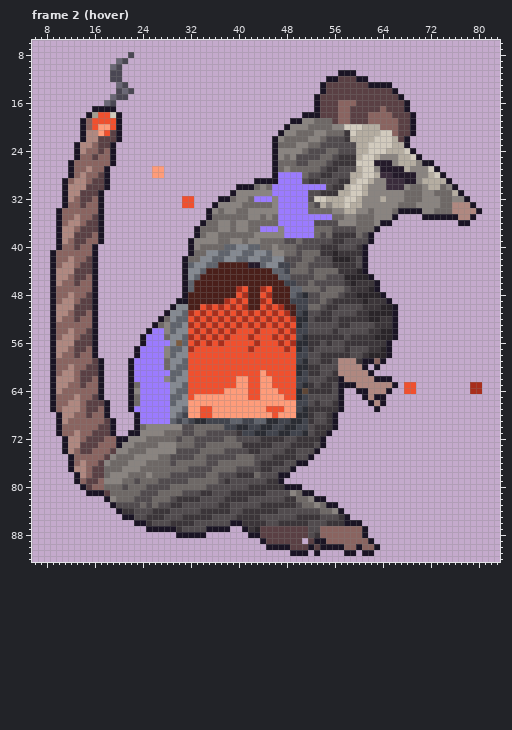
One commit to this pixel-art file: tools/art/creatures/kilnshade/kilnshade_portrait.aseprite. Above, as it was before the edit.
96x96 pixels, 4 frames. Colours within 5 levels of each other are drawn and written as one. Shown: frame 2 (hover): x 6..83, y 6..92. The commit also changed other frames, which this record leaves out.
After:
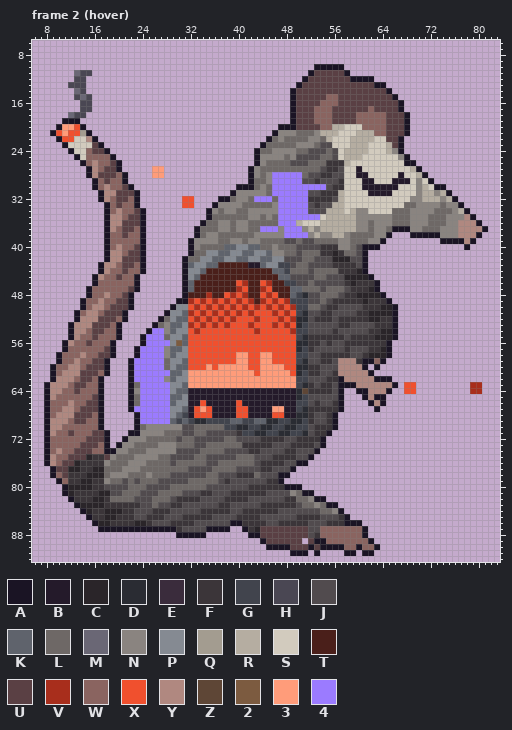
Palette (. is transparent): A #1a1424  B #241a2a  C #2a2529  D #2a2c33  E #3a2c3c  F #3b3539  G #41444d  H #4a4753  J #514b4e  K #5f636c  L #6e6866  M #6a6775  N #8a8480  P #858a92  Q #a39c90  R #b5ada1  S #d2cbbe  T #4a1f1a  U #5a4044  V #a82e1c  W #8a6460  X #f0502e  Y #b08880  Z #5e4636  2 #7c5b40  3 #ff9c7a  4 #9b7bff
The edit:
Frame 2 (hover), layers "glow", "leds", "corpo":
y 8: x 22 H -> .
y 9: x 20..21 MH -> ..
y 10: x 19..20 MH -> ..; x 53..57 ..... -> AAAAA
y 11: x 13..15 ... -> MHH; x 19..20 HH -> ..; x 52..57 .....A -> AUUUUU; x 59 A -> .
y 12: x 13..14 .. -> HH; x 19..20 HH -> ..; x 51..56 ....AA -> AUUUUU; x 59 U -> A; x 62 . -> A
y 13: x 12..14 ... -> HHH; x 20..21 MH -> ..; x 50..54 ....A -> AUUUU; x 62 A -> U; x 65 A -> .
y 14: x 13..14 .. -> MH; x 20..22 HMH -> ...; x 49..54 .....A -> AUUUUU; x 65..66 UA -> A.
y 15: x 13..15 ... -> HMH; x 19..21 MHH -> ...; x 49..53 ....A -> AUUUU; x 55..56 UU -> WW; x 66..67 UA -> A.
y 16: x 14..15 .. -> HH; x 18..19 MH -> ..; x 49..59 ....AUUUWWW -> AUUUUWWWUUU; x 67..68 UA -> A.
y 17: x 14..19 ..AAAA -> HH....; x 49..55 ....AUU -> AUUUWWW; x 57..58 WW -> UU; x 62 U -> W; x 64 W -> U; x 67..68 UA -> A.
y 18: x 12..20 ...AQXXSA -> MHH......; x 49..55 ..AAAUU -> AUUUWWW; x 57..58 WW -> UU; x 60..61 UU -> WW; x 65 W -> U; x 68..69 UA -> A.
y 19: x 11..20 ...AWXXXXA -> AAA.......; x 50..55 ANNLLL -> UUUWWW; x 57..58 WW -> UU; x 60..61 UU -> WW; x 65..66 WW -> UU; x 68..69 UA -> A.
y 20: x 10..13 .... -> A33X; x 15..20 WX33XA -> ......; x 47 . -> A; x 49..57 NNNLLLLNN -> AUUUUWWRR; x 61..63 RRR -> WWW; x 65..66 WW -> UU; x 68..69 UA -> A.
y 21: x 9..20 .....AYY3XUA -> AX3XXQA.....; x 46..47 .A -> AN; x 54..58 NLLLF -> RRRSS; x 63..66 RSSW -> WWUU; x 68..69 UA -> A.
y 22: x 10..14 ....A -> AXXSS; x 16..20 YUUUA -> A....; x 45..46 .A -> AL; x 55..58 JJJF -> RSSS; x 65..68 SRUA -> UUA.
y 23: x 11..19 ..AYYWUUA -> ASSSSUA..; x 44..46 ..A -> ALL; x 52 L -> N; x 56..59 JJJJ -> SSSR; x 65..68 SRRA -> RUA.
y 24: x 12..14 .AY -> ASS; x 16 W -> U; x 18..19 WA -> A.; x 43..46 ...A -> ALLN; x 50 N -> L; x 56..59 LJJJ -> JSRR; x 66..69 RRSA -> NA..
y 25: x 14 W -> S; x 16 U -> W; x 43..46 ...A -> ANNN; x 57..59 FFF -> SRR; x 63..70 RNNNRRSA -> SSSSNA..
y 26: x 12..14 AWW -> ..A; x 16 W -> Y; x 19..20 A. -> UA; x 43..46 ...A -> ANLL; x 49 L -> J; x 55 J -> F; x 58..59 FF -> RS; x 63..72 BBBNRRRNAA -> SSSSSAA...
y 27: x 12..16 AWWYW -> ...AY; x 18..20 A.. -> UUA; x 42..46 ....A -> ANLLL; x 48 N -> L; x 58..60 JJR -> SSB; x 63..73 NBBBBRNNNSA -> SSSSSSRA...
y 28: x 12..16 AWYWW -> ...AY; x 18..21 A... -> UUWA; x 42..46 ....A -> ANLN4; x 58..61 JRRS -> SSBB; x 63..66 REEB -> SSSS; x 68..74 BBNNRSA -> SSRA...
y 29: x 11..21 AWYYWUUA... -> .....AWUWWA; x 42..46 .AAAA -> ALLN4; x 52 F -> J; x 58..59 FR -> SS; x 61..67 SRNNEEE -> BBSSSBB; x 69 B -> S; x 71..75 RRRRA -> SA...
y 30: x 11..22 AYYYUUUA.... -> .....AWYWWUA; x 58 R -> S; x 61..76 RNNNEEENLLNRRLNA -> BBBBBBSSSNRSAA..
y 31: x 11..16 AYYUUU -> ......; x 18..23 ...... -> YYUUUA; x 45 N -> L; x 58 R -> S; x 61..77 RNNNNNNLLLNNLLLRA -> SBBBBSSSSNRRNRA..
y 32: x 11..16 AYWUUW -> ......; x 18..23 ...... -> YWUUWA; x 46 N -> L; x 52..56 JSSRR -> FFFFJ; x 60..78 RNNNRNNNLLLNNNLLNNA -> SSSSSSSSSNNRRRNRA..
y 33: x 11..23 AWWUWWA...... -> .......AWUWWA; x 52..55 LJRN -> JFJJ; x 59..67 RRNNNNNNL -> SSSSSSSSS; x 75..79 LYYYA -> NNA..
y 34: x 10..24 AWWWWWWA....... -> ........AWYWWUA; x 52..58 LLLLNNR -> JJJRRRS; x 62..65 LNNN -> SSSS; x 67..70 AAAA -> LLNN; x 76..80 YYYYA -> NRA..
y 35: x 10..24 AWWYWWUA....... -> ........AYYWUUA; x 54..62 44LLNNLLL -> SRRRRRNNN; x 66..77 A....AAAAAAY -> LLLNNNLLLNNN
y 36: x 10..24 AWYYWUUA....... -> ........AYYUUUA; x 50..61 444JJJJNNNLL -> RSSSRRRRRRNN; x 64..80 AA...........AA.. -> NNLLLNNNLLLNNYYYA
y 37: x 10..24 AYYWUUUA....... -> ........AYWUUWA; x 51..61 44LLLJJJJLL -> NRNRRRRRRNN; x 63..81 A.................. -> NNLAAANNLLLNNNYYYYA
y 38: x 10..24 AYYUUUWA....... -> ........AWWUWWA; x 52..59 4LJLFFFF -> NRNNRRNL; x 61..65 JA... -> LLNNA; x 69..80 ............ -> AAAAANNNYYYA
y 39: x 10..24 AYWUUWWA....... -> ........AWWWWWA; x 53..64 JJJFFJJJJA.. -> LLLLNNLLLNNA; x 74..79 ...... -> AAAAYA
y 40: x 10..16 AWWUWWA -> .......; x 18..24 ....... -> AWYWWUA; x 57..60 JJJF -> NNLJ; x 62..63 .. -> AA; x 78 . -> A
y 41: x 9..16 AWWWWWWA -> ........; x 18..24 ....... -> AYYWUUA; x 58..60 FFF -> LLJ
y 42: x 9..16 AWWYWWUA -> ........; x 18..24 ....... -> AYYUUUA; x 59 F -> J
y 43: x 9..24 AWYYWUUA........ -> ........AYYWUUWA
y 44: x 9..24 AYYYUUUA........ -> ........AYWWUWWA
y 45: x 9..15 AYYWUUW -> .......; x 17..23 ....... -> YWWUWWA
y 46: x 9..15 AYWWUWW -> .......; x 17..23 ....... -> WWWWWWA; x 40..41 TT -> XV; x 44..45 TT -> XV
y 47: x 9..23 AWWWWWWA....... -> ......AWWWWWWUA
y 48: x 9..22 AWWYWWUA...... -> ......AWWYWWUA; x 35 T -> V; x 38..39 TT -> XV; x 46 T -> X
y 49: x 9..22 AWYYWUUA...... -> .....AWWYWWUUA; x 32..37 TTTTTT -> VXVXVX; x 42 T -> V; x 46..48 TTT -> VXV
y 50: x 9..22 AYYYUUUA...... -> .....AWYYWUUUA; x 32..33 TT -> XV; x 42..43 TT -> XV; x 48..49 TT -> XV
y 51: x 9..21 AYYWUUWA..... -> ....AWYYWUUUA; x 44 V -> X; x 49 T -> X
y 52: x 9..21 AYWWUWWA..... -> ....AYYYUUUWA; x 41 V -> X; x 45 V -> X
y 53: x 9..20 AWWWWWWA.... -> ...AYYYUUUWA; x 40 V -> X; x 44 V -> X
y 54: x 9..20 AWWYWWUA.... -> ...AYYWUUWWA; x 35 V -> X; x 37 V -> X; x 39 V -> X; x 47 V -> X
y 55: x 9..20 AWYYWUUA.... -> ...AYWWUWWWA; x 32 V -> X; x 34 V -> X; x 36 V -> X; x 38 V -> X; x 42 V -> X; x 46 V -> X; x 48 V -> X
y 56: x 9..11 AYY -> ..A; x 13..14 UU -> WW; x 16..19 A... -> WWWA; x 33 V -> X; x 35 V -> X; x 37 V -> X; x 43 V -> X; x 47 V -> X; x 49 V -> X
y 57: x 9..11 AYY -> ..A; x 13..14 UU -> WW; x 16..19 A... -> WWUA; x 32 V -> X; x 42 V -> X; x 48 V -> X
y 58: x 9..10 AY -> .A; x 13..14 UW -> WY; x 16..19 A... -> WUUA; x 40..41 XX -> 33; x 44..45 XX -> 33
y 59: x 9..10 AW -> .A; x 13 W -> Y; x 17..18 A. -> UA; x 40..41 XX -> 33; x 44..45 XX -> 33
y 60: x 13 W -> Y; x 17..18 A. -> UA; x 35 X -> 3; x 37..41 XXXXX -> 33333; x 44..47 XXXX -> 3333
y 61: x 13 W -> Y; x 17..18 A. -> WA; x 32..42 XXXXXXXXXXX -> 33333333333; x 45..48 XXXX -> 3333
y 62: x 32..39 XXXXXXXX -> 33333333; x 42..43 XX -> 33; x 46..49 XXXX -> 3333
y 63: x 8..9 .A -> AY; x 13 W -> U; x 32..39 XXXXXXXX -> 33333333; x 42..43 XX -> 33; x 46..49 XXXX -> 3333
y 64: x 8..9 .A -> AY; x 13 W -> U; x 32..49 XXXXXX3333XX333XXX -> BBBBBBBBBBBBBBBBBB
y 65: x 8..9 .A -> AY; x 13 Y -> W; x 32..49 X333333333XX3333XX -> BBBBBBBBBBBBBBBBBB
y 66: x 8..9 .A -> AW; x 13 Y -> W; x 17..18 UA -> A.; x 32..49 333333333333333333 -> BBXBBBBBXBBBBBBBBB
y 67: x 8..9 .A -> AW; x 13..14 YW -> WU; x 17..18 WA -> A.; x 32..34 33X -> BX3; x 36..49 333333333XXX33 -> BBBBXXBBBB33BB
y 68: x 8..10 ..A -> AWY; x 13..14 WW -> UU; x 17..18 WA -> A.; x 32..33 33 -> BX; x 36..45 3333333333 -> BBBBXXBBBB; x 47..49 333 -> XBB
y 69: x 8..10 ..A -> AYY; x 13..14 WW -> UU; x 17..19 WUA -> A..
y 70: x 8..10 ..A -> AYY; x 17..19 UUA -> A..
y 71: x 8..10 ..A -> AYW; x 12..13 WY -> UW; x 18..19 UA -> A.
y 72: x 8..13 ...AYY -> AWWWWW; x 18..20 WWA -> A..
y 73: x 8..13 ...AYY -> AWWWWW; x 18..19 WW -> A.
y 74: x 8..13 ...AYW -> AWYWWU; x 18..19 WU -> AA
y 75: x 8..17 ....AWWWWW -> AYWWUUUCFF
y 76: x 8..17 ....AWYWWU -> AYWUUCFFFF
y 77: x 9..17 ...AYYWUU -> AUUCCFFCC
y 78: x 9..17 ....AYWUU -> AWUFFFCCC
y 79: x 10..17 ...AWUUW -> AWFFCCFF; x 19..21 NNL -> LLJ
y 80: x 11..20 ...AUWWLLL -> ACCCCFFJJJ
y 81: x 11..20 ....AAAULL -> ACFFFFCCJJ
y 82: x 12..19 ......AN -> AFFFCCFL
y 83: x 13..24 ......AJJJJL -> ACCCCFFFFFFJ
y 84: x 14..20 ......A -> ACFFCCC
y 85: x 15..22 ......AA -> AFFCCFFF
y 86: x 16..24 .......AA -> ACCFFFFCC
y 87: x 17..24 ........ -> AAAAAAAA
Pixel boxes of the changes (left, top, right, bottom) in both pictures:
changed: (44, 52, 146, 532)
changed: (248, 64, 488, 262)
changed: (188, 280, 296, 418)
